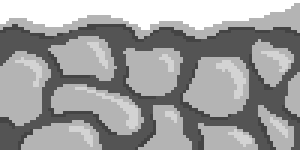
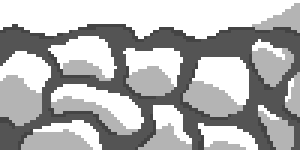
Revision of a layered 300x150 image; what changed, layer by layer:
painted on "Neige" over [0, 12, 294, 150]
painted on "Pierres" over [261, 51, 291, 138]
